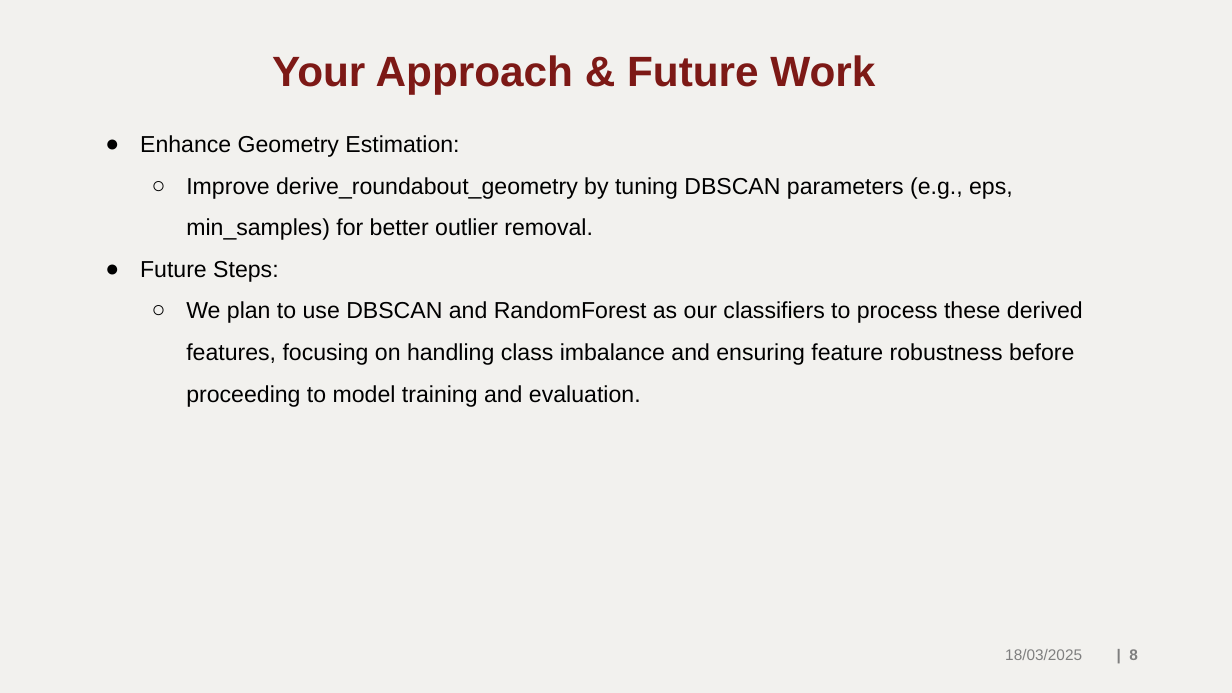
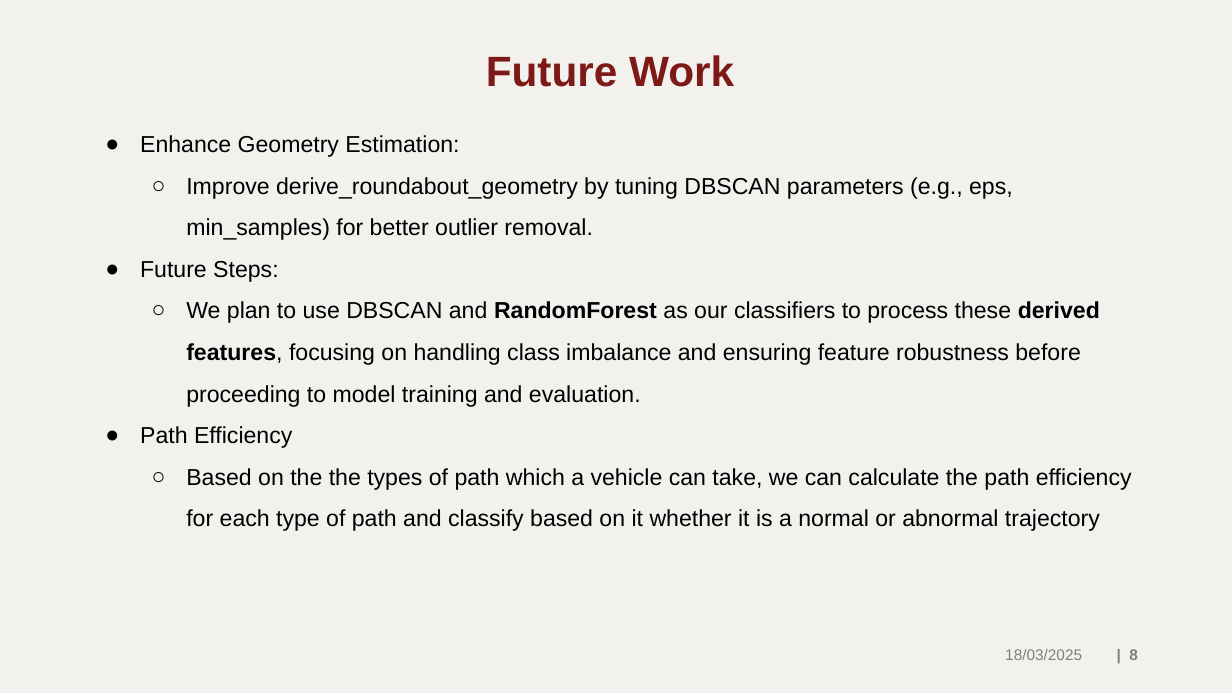
Before and after one commit to Vishv0407/ML_2025_4_Cluster_555, a slide deck: slide 8 of ML_Presentation_1.pptx. Drawn at 1232x693 pixels with LibreOffice and Linux fonts; fonts in the diff are those of the drawing; background and template pictures are left out. Boxes give left, top, right and bottom in pixels: in the first picture for what was removed or moved away, otherwise in the second. Text is boxed around its words. In the diff, an @@ line names an element or a change of style, - is before the commit and + after.

```diff
--- a/ML_Presentation_1.pptx
+++ b/ML_Presentation_1.pptx
@@ title at box(486, 55, 734, 87): text changed @@
-Your Approach & Future Work
+Future Work
@@ text at box(186, 301, 1100, 407): bold on in "RandomForest derived features," @@
@@ text at box(140, 426, 1132, 531): paragraphs added @@
+● Path Efficiency
+  ○ Based on the the types of path which a vehicle can take, we can calculate the path efficiency for each type of path and classify based on it whether it is a normal or abnormal trajectory
```
Also in this commit, not shown: 6 other slides changed.
